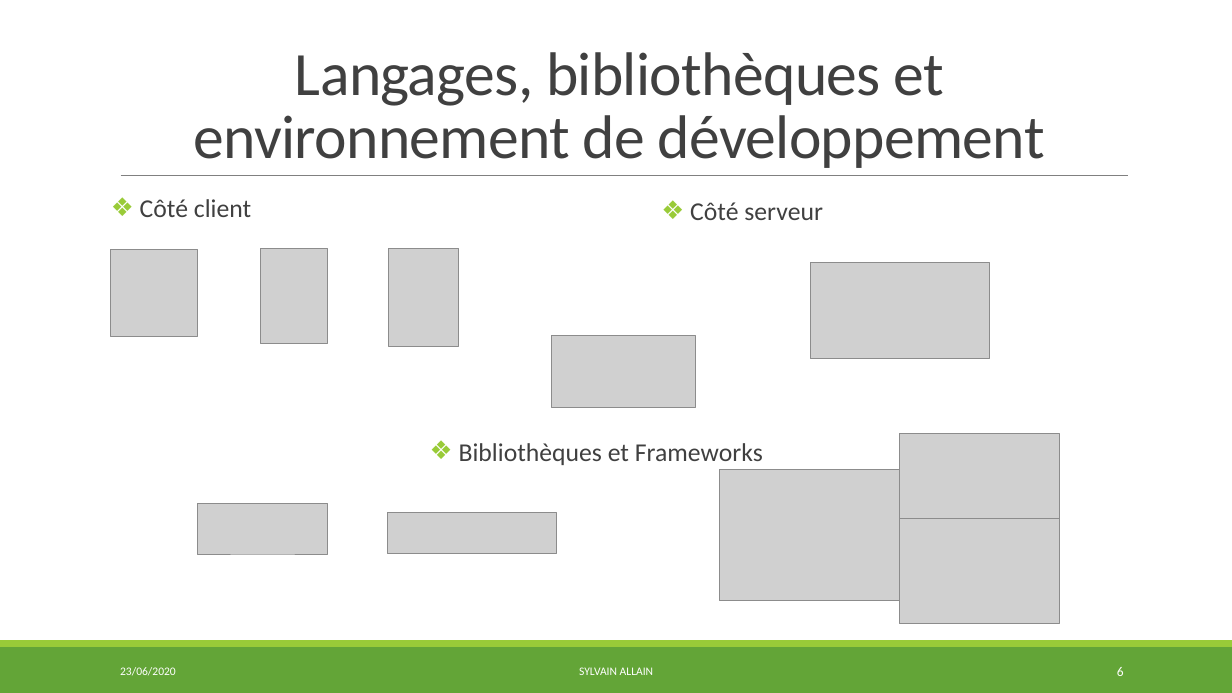
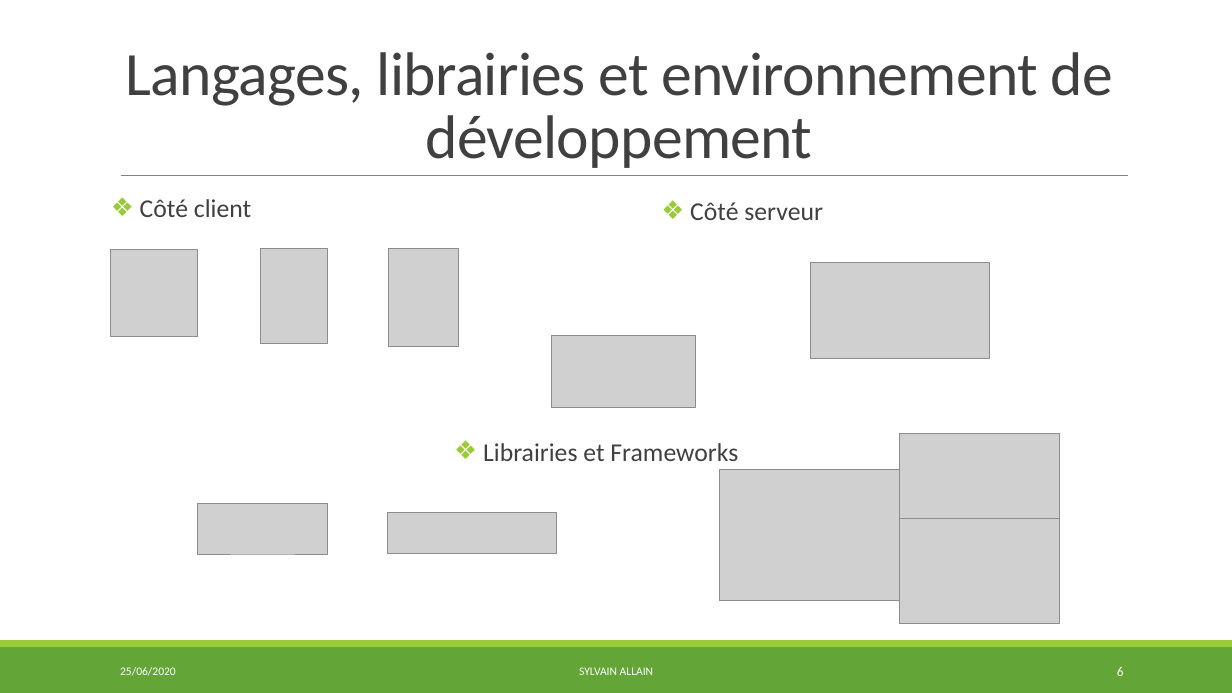
Before and after one commit to S2LF/ProjetPro, a slide deck: slide 6 of ProjetTof’Box.pptx. Drawn at 1232x693 pixels with LibreOffice and Linux fonts; fonts in the diff are those of the drawing; grey boxes stand for pictures. Boxes give left, top, right and bottom in pixels: in the first picture for what was removed or moved away, otherwise in the second. Text is boxed around its words. In the diff, an @@ line names an element or a change of style, - is before the commit and + after.

```diff
--- a/ProjetTof’Box.pptx
+++ b/ProjetTof’Box.pptx
@@ title at box(126, 52, 1113, 168): text changed @@
-Langages, bibliothèques et environnement de développement
+Langages, librairies et environnement de développement
@@ text at box(483, 443, 738, 461): text changed @@
-❖ Bibliothèques et Frameworks
+❖ Librairies et Frameworks
@@ text at box(120, 667, 176, 676): text changed @@
-23/06/2020
+25/06/2020
```
Also in this commit, not shown: 29 other slides changed, 1 slide added, 2 other files.
